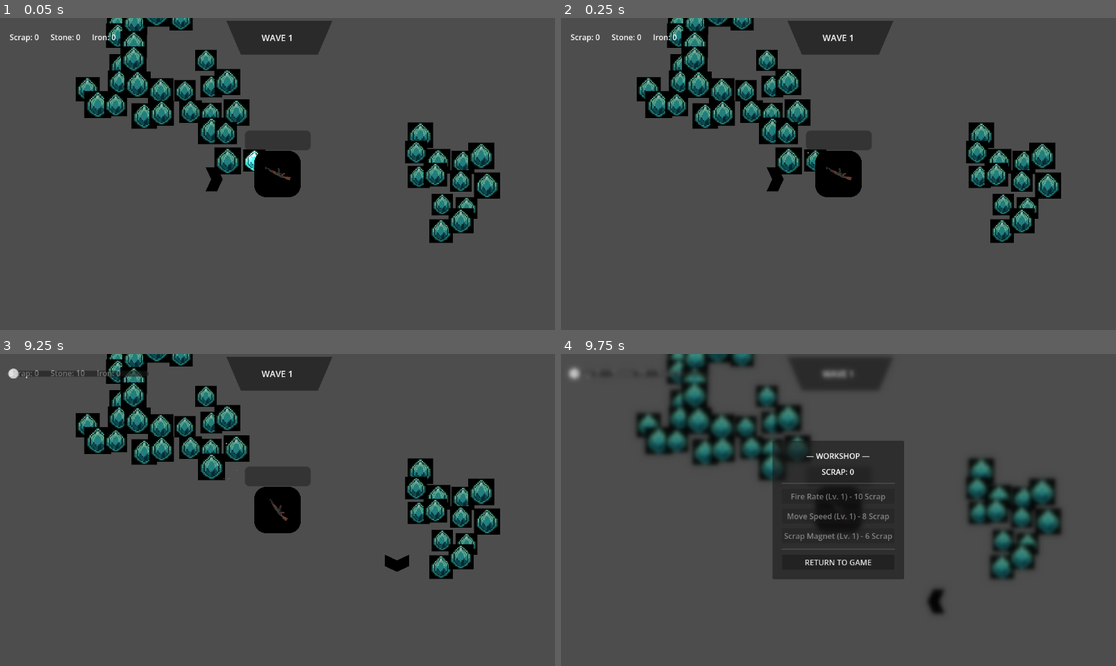
Above: before the commit, frames 1-4 (two rows, left to right).
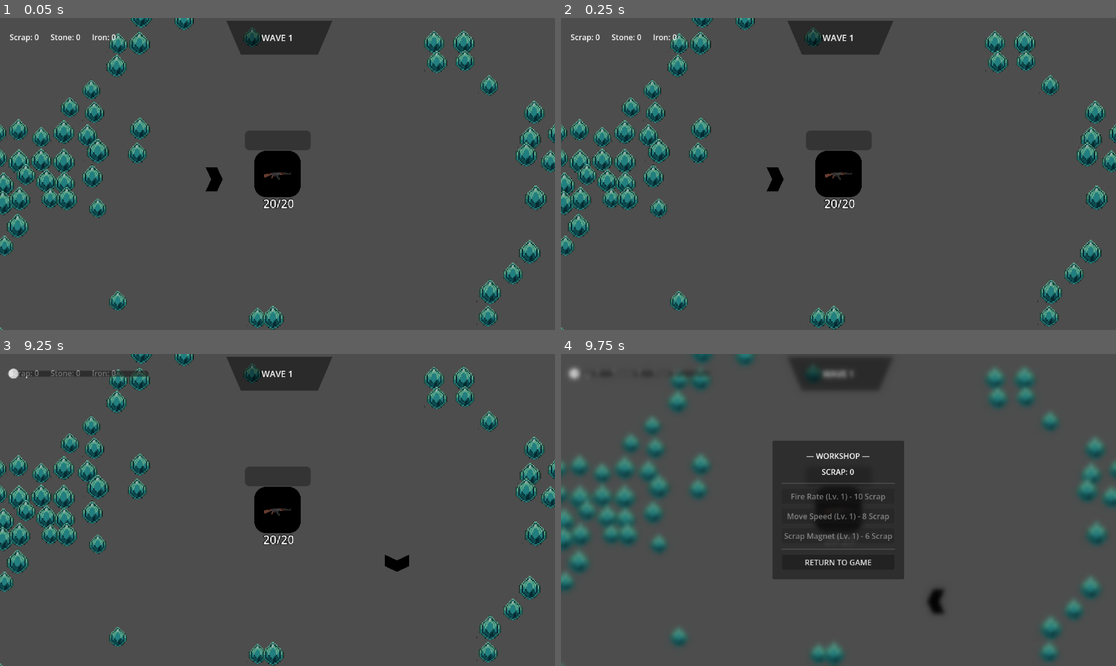
Above: after the commit, the same moments.

Repository: GamerKT4/j-ust-a-nyth-in-g
Game: Godot game, scene res://Scenes/main.tscn
Two runs of this game, one before a commit and one after it. Both use one fixed random seed, a clock stepped at 60 frames per second and the inputs below.
Inputs:
- Up to frame 1 (0.05 s): no input
- Up to frame 2 (0.25 s): no input
- Up to frame 3 (9.25 s): tap Enter at 0.5 s; hold D (move_right) 0.53-1.28 s; tap Q (dev_key) at 0.6, 2.85, 4.35, 5.85, 7.35, 8.85 s; hold S (move_down) 1.28-2 s; tap B at 1.35, 3.6, 5.1, 6.6, 8.1 s; click "RETURN TO GAME" at 2 s; tap Space at 2.75 s; hold D (move_right) 2.78-3.53 s; hold W (move_up) 3.53-4.28 s; hold A (move_left) 4.28-5.78 s; hold S (move_down) 5.78-6.53 s; hold D (move_right) 6.53-7.28 s; hold W (move_up) 7.28-8.03 s; hold D (move_right) 8.03-8.78 s; hold S (move_down) from 8.78 s (still down)
- Up to frame 4 (9.75 s): release S (move_down) at 9.53 s; hold A (move_left) from 9.53 s (still down); tap B at 9.6 s

The runs differ from the first frame. In frame 1, 18% of the frame differs, in the area x 0-100%, y 0-100%; in frame 2, 18%; in frame 3, 17%; in frame 4, 17%.

Commit message:
Added a reload function and a label showing ammo count + some QoL change
Now we have an ammo label and a reload function

anything else boss?

-made the gem file more transparent
-and here end the QoL changes, aren't they plenty? Thanks :)

Diff:
--- a/Scenes/WorldGen.tscn
+++ b/Scenes/WorldGen.tscn
@@ -4,3 +4,4 @@
 
 [node name="WorldGen" type="Node2D" unique_id=453305798]
 script = ExtResource("1_8y22x")
+world_seed = 11234
--- a/Scenes/house.tscn
+++ b/Scenes/house.tscn
@@ -4,12 +4,17 @@
 [ext_resource type="Texture2D" uid="uid://n753ogkurule" path="res://Assets/Environment/House.png" id="1_okrnj"]
 [ext_resource type="Texture2D" uid="uid://jvrck1g4ornm" path="res://Assets/Environment/AK 47 [96x48].png" id="3_3jr7h"]
 [ext_resource type="Script" uid="uid://d2qdvafwkdsj3" path="res://Scripts/gun.gd" id="3_iqtyj"]
+[ext_resource type="Script" uid="uid://10ydrpt5ko70" path="res://Scripts/ammo_label.gd" id="5_xi0mm"]
 
 [sub_resource type="CircleShape2D" id="CircleShape2D_n87ef"]
 radius = 26.019224
 
-[sub_resource type="CircleShape2D" id="CircleShape2D_3jr7h"]
-radius = 131.50856
+[sub_resource type="CircleShape2D" id="CircleShape2D_iqtyj"]
+radius = 130.0
+
+[sub_resource type="LabelSettings" id="LabelSettings_iqtyj"]
+outline_size = 4
+outline_color = Color(0.012617188, 0.012617188, 0.012617188, 1)
 
 [node name="House" type="Node2D" unique_id=806136155]
 scale = Vector2(2, 2)
@@ -25,18 +30,19 @@
 shape = SubResource("CircleShape2D_n87ef")
 
 [node name="Gun" type="Node2D" parent="." unique_id=1513882865]
+position = Vector2(2, 0)
 script = ExtResource("3_iqtyj")
 
 [node name="Sprite2D" type="Sprite2D" parent="Gun" unique_id=1575357647]
+position = Vector2(1.5, 7)
 scale = Vector2(0.5, 0.5)
 texture = ExtResource("3_3jr7h")
-offset = Vector2(7, 14)
 
 [node name="Range" type="Area2D" parent="Gun" unique_id=1615155143]
 collision_layer = 2
 
 [node name="CollisionShape2D" type="CollisionShape2D" parent="Gun/Range" unique_id=1898528827]
-shape = SubResource("CircleShape2D_3jr7h")
+shape = SubResource("CircleShape2D_iqtyj")
 debug_color = Color(0.75138354, 0.19930798, 0.99999994, 0.41960785)
 
 [node name="Cooldown" type="Timer" parent="Gun" unique_id=626710634]
@@ -44,7 +50,22 @@
 one_shot = true
 
 [node name="Reload" type="Timer" parent="Gun" unique_id=1956145467]
+wait_time = 5.0
+one_shot = true
+
+[node name="Ammo label" type="Label" parent="." unique_id=636432421]
+z_index = 100
+offset_left = -25.5
+offset_top = 28.5
+offset_right = 29.0
+offset_bottom = 51.5
+text = "20/20"
+label_settings = SubResource("LabelSettings_iqtyj")
+horizontal_alignment = 1
+vertical_alignment = 2
+script = ExtResource("5_xi0mm")
 
 [connection signal="body_entered" from="Area2D" to="." method="_on_area_2d_body_entered"]
 [connection signal="body_entered" from="Gun/Range" to="Gun" method="_on_body_entered_in_range"]
 [connection signal="timeout" from="Gun/Cooldown" to="Gun" method="_on_cooldown_timeout"]
+[connection signal="timeout" from="Gun/Reload" to="Gun" method="_on_reload_timeout"]
--- a/Scenes/main.tscn
+++ b/Scenes/main.tscn
@@ -110,6 +110,7 @@
 visible = false
 
 [node name="WorldGen" parent="." unique_id=453305798 instance=ExtResource("7_6bp64")]
+world_seed = 71
 
 [node name="HUD" parent="." unique_id=1659513494 instance=ExtResource("8_344ge")]
 
--- /dev/null
+++ b/Scripts/ammo_label.gd
@@ -0,0 +1,9 @@
+extends Label
+
+@onready var gun: Node2D = $"../Gun"
+
+func _ready() -> void:
+	gun.ammo_changed.connect(_on_ammo_changed)
+
+func _on_ammo_changed():
+	self.text = str(gun.ammo) + " / " + str(gun.ammo_limit)
--- a/Scripts/gun.gd
+++ b/Scripts/gun.gd
@@ -2,10 +2,16 @@
 
 const SCRAP_SCENE = preload("res://Scenes/ScrapItem.tscn")
 
+signal ammo_emptied
+signal ammo_changed
+
 @onready var attack_range: Area2D = $Range
 @onready var cooldown: Timer = $Cooldown
+@onready var reload: Timer = $Reload
 
 var gun_is_cool: bool
+var ammo_limit: int = Variables.gun_ammo_limit
+var ammo: int = ammo_limit
 var enemies_in_range: Array
 
 func _ready() -> void:
@@ -15,6 +21,9 @@
 
 	if Variables.has_signal("upgrades_updated"):
 		Variables.upgrades_updated.connect(_on_upgrades_updated)
+
+	ammo_emptied.connect(_on_ammo_emptied)
+
 
 func _on_upgrades_updated() -> void:
 	cooldown.wait_time = Variables.gun_cooldown
@@ -26,6 +35,13 @@
 func _on_body_entered_in_range(_body: Node2D) -> void:
 	call_deferred("try_to_shoot")
 
+func _on_ammo_emptied():
+	reload.start()
+
+func _on_reload_timeout() -> void:
+	ammo = ammo_limit
+	ammo_changed.emit()
+
 func sort_by_distance(a: Node2D, b: Node2D) -> bool:
 	var dist_a = a.global_position.distance_squared_to(global_position)
 	var dist_b = b.global_position.distance_squared_to(global_position)
@@ -33,6 +49,9 @@
 
 func try_to_shoot() -> void:
 	if not gun_is_cool:
+		return
+
+	if ammo == 0:
 		return
 
 	enemies_in_range = attack_range.get_overlapping_bodies()
@@ -43,7 +62,7 @@
 
 	# Priority 1: Check for real enemies first
 	for target in enemies_in_range:
-		if is_instance_valid(target) and not target.is_in_group("Minable") and not target.is_in_group("Player"):
+		if is_instance_valid(target) and target.is_in_group("Enemies"):
 			look_at(target.global_position)
 
 			var scrap_drop = SCRAP_SCENE.instantiate()
@@ -52,6 +71,11 @@
 
 			target.queue_free()
 			print("Enemy killed!")
+			ammo -= 1
+			ammo_changed.emit()
+
+			if ammo == 0:
+				ammo_emptied.emit()
 
 			cooldown.start()
 			gun_is_cool = false
--- a/Scripts/variables.gd
+++ b/Scripts/variables.gd
@@ -57,6 +57,7 @@
 
 var gun_level: int = 1
 var gun_cooldown: float = 1.0
+var gun_ammo_limit: int = 20
 
 var magnet_level: int = 1
 var player_magnet_range: float = 120.0
Binary file added: Assets/Environment/gem.png
Not shown, added: Assets/Environment/gem.png.import
Binary file changed: Assets/Environment/gem.webp
Not shown, changed: Assets/IDEAS. GOOD IDEAS.txt
Not shown: 1 places in Scenes/Ore.tscn that only renumber resources
Not shown: 1 places in Scenes/main.tscn that only renumber resources
Not shown, added: Scripts/ammo_label.gd.uid
